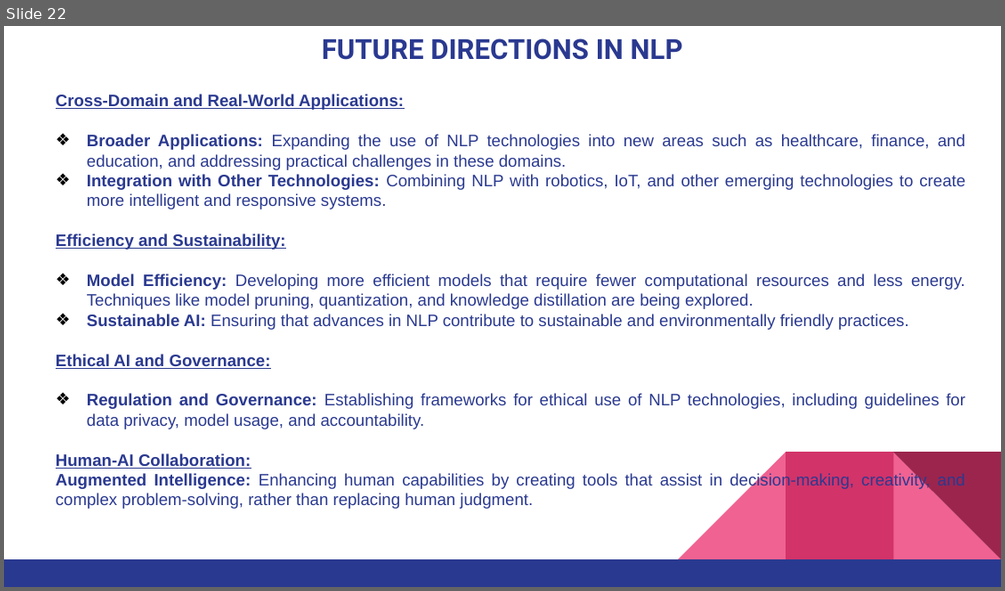
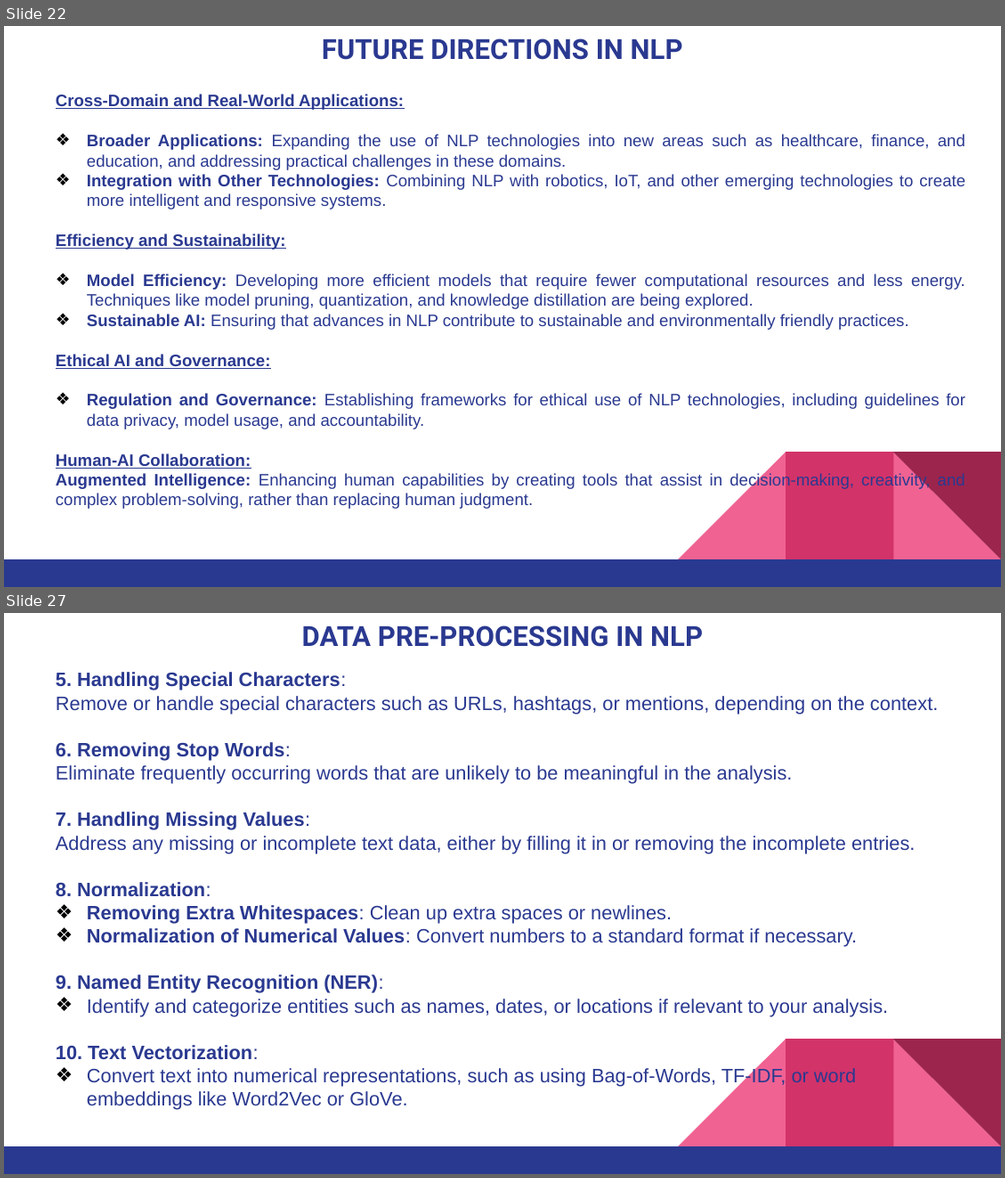
Before and after one commit to pnytrainingrepo/artificial-intelligence, a slide deck: AI-NLP.pptx. Shown one above the other, each under a label of ours: slide 22 before the commit, slides 22 and 27 after it; the slides between them are not shown. The pictures are 1005x591 and 1005x1178 pixels, drawn with LibreOffice and Linux fonts; fonts in the diff are those of the drawing. Boxes give left, top, right and bottom in pixels: in the first picture for what was removed or moved away, otherwise in the second. Text is boxed around its words. In the diff, an @@ line names an element or a change of style, - is before the commit and + after.

```diff
--- a/AI-NLP.pptx
+++ b/AI-NLP.pptx
@@ slide 27 added at [4, 613, 1001, 1174], background #FFFFFF; not listed: 5 template elements that a slide beside it also shows @@
@@ title added at [302, 625, 703, 647], 20 pt, text #2A3990, bold @@
+DATA PRE-PROCESSING IN NLP
@@ text added at [56, 672, 938, 1110], 14 pt, text #2A3990 @@
+5. Handling Special Characters:
+Remove or handle special characters such as URLs, hashtags, or mentions, depending on the context.
+6. Removing Stop Words:
+Eliminate frequently occurring words that are unlikely to be meaningful in the analysis.
+7. Handling Missing Values:
+Address any missing or incomplete text data, either by filling it in or removing the incomplete entries.
+8. Normalization:
+❖ Removing Extra Whitespaces: Clean up extra spaces or newlines.
+❖ Normalization of Numerical Values: Convert numbers to a standard format if necessary.
+9. Named Entity Recognition (NER):
+❖ Identify and categorize entities such as names, dates, or locations if relevant to your analysis.
+10. Text Vectorization:
+❖ Convert text into numerical representations, such as using Bag-of-Words, TF-IDF, or word embeddings like Word2Vec or GloVe.
```
Also in this commit, not shown: 5 other slides added, 12 other files.
